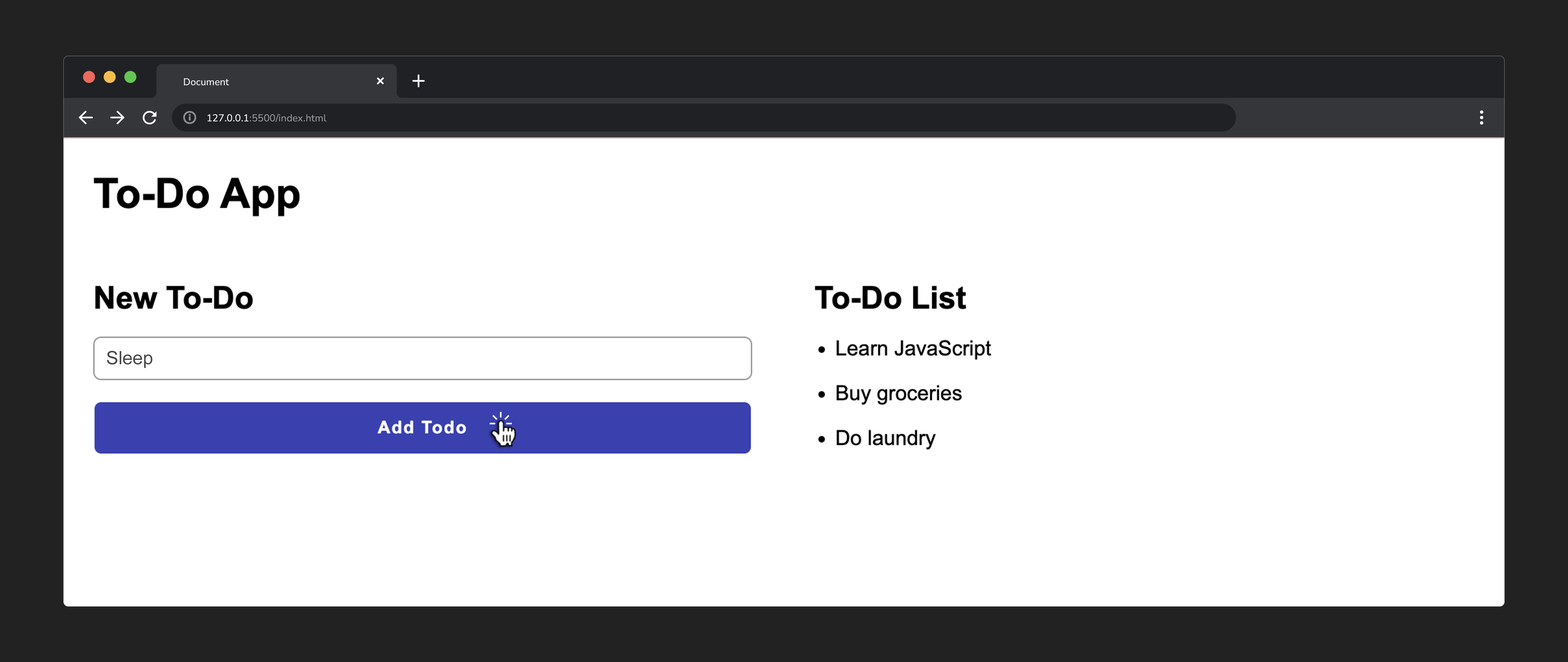
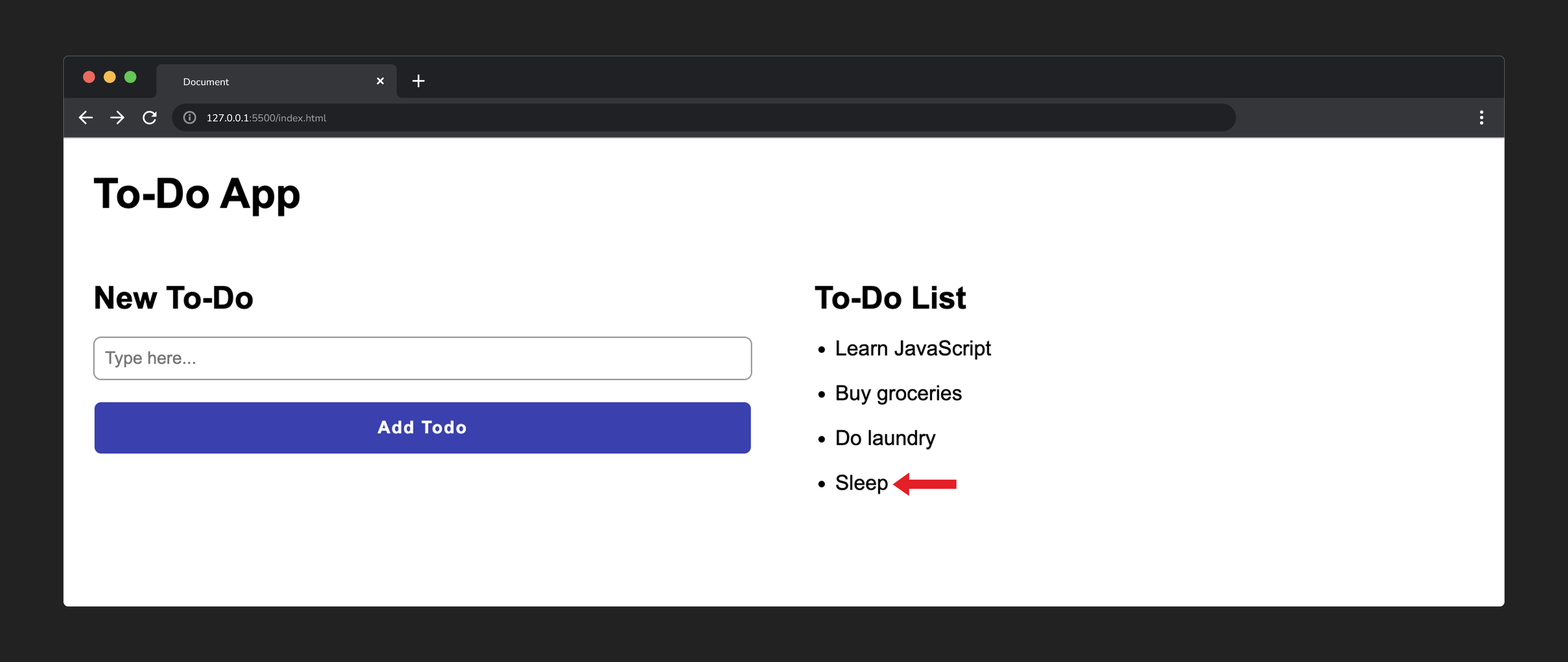
Layer changes from the first 1568 x 662 image to the second:
added group "arrow" with 2 layers in group "todo-app" over [892, 472, 957, 496]
added layer "Shape 2" in group "arrow" over [908, 479, 957, 489]
added layer "Artwork 2" in group "arrow" over [892, 472, 910, 496]
hid group "click" (5 layers) over [489, 411, 512, 425]
hid "pointer" over [487, 417, 517, 450]
hid "Sleep" over [106, 350, 153, 368]
hid "Layer 3" over [104, 350, 196, 368]
hid "Layer 2" over [817, 472, 932, 496]
